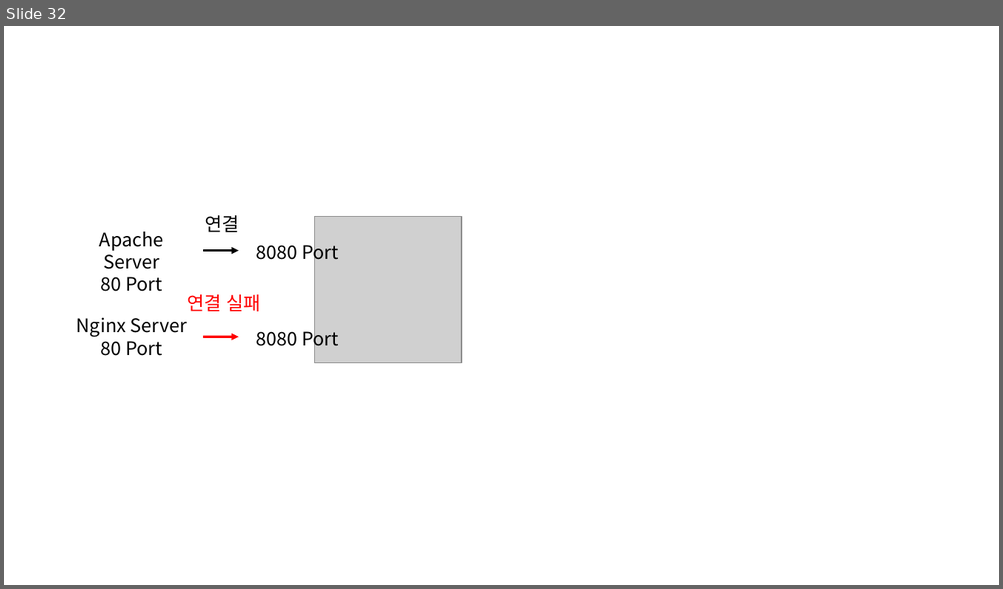
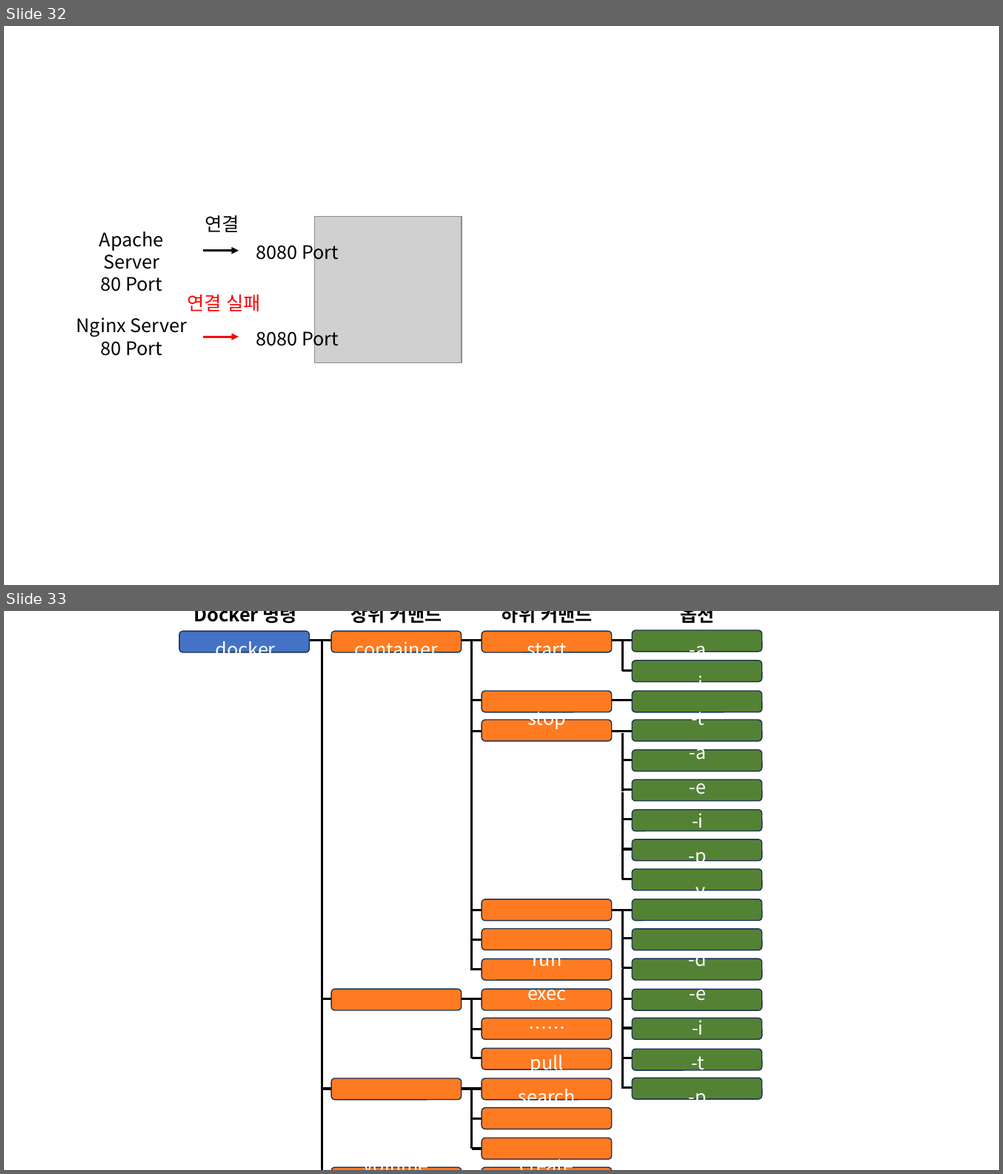
Before and after one commit to yyechan0602/yyechan0602.github.io, a slide deck: 블로그 그림.pptx. Shown one above the other, each under a label of ours: slide 32 before the commit, slides 32 and 33 after it. The pictures are 1003x589 and 1003x1174 pixels, drawn with LibreOffice and Linux fonts; fonts in the diff are those of the drawing; grey boxes stand for pictures. Boxes give left, top, right and bottom in pixels: in the first picture for what was removed or moved away, otherwise in the second. Text is boxed around its words. In the diff, an @@ line names an element or a change of style, - is before the commit and + after.

```diff
--- a/블로그 그림.pptx
+++ b/블로그 그림.pptx
@@ slide 33 added at (4,611,999,1170), background #FFFFFF @@
@@ table added at (170,611,774,1170), 22 rows, 4 columns @@
+Docker 명령 | 상위 커맨드 | 하위 커맨드 | 옵션
+docker | container | start | -a
+ |  |  | -i
+ |  | stop | -t
+ |  | create | -a
+ |  |  | -e
+ |  |  | -i
+ |  |  | -p
+ |  |  | -v
+ |  |  | ……
+ |  | run | -d
+ |  | exec | -e
+ |  | …… | -i
+ | image | pull | -t
+ |  | search | -p
+ |  | …… | -v
+ | volume | create | ……
+ |  | rm | 
+ |  | …… | 
+ | network | create | 
+ |  | rm | 
+ |  | …… | 
@@ group added at (179,630,762,1170): 34 rounded rectangles, 33 lines @@
```
Also in this commit, not shown: 1 slide changed, 1 other slide added, 2 slides removed, 2 other files.
